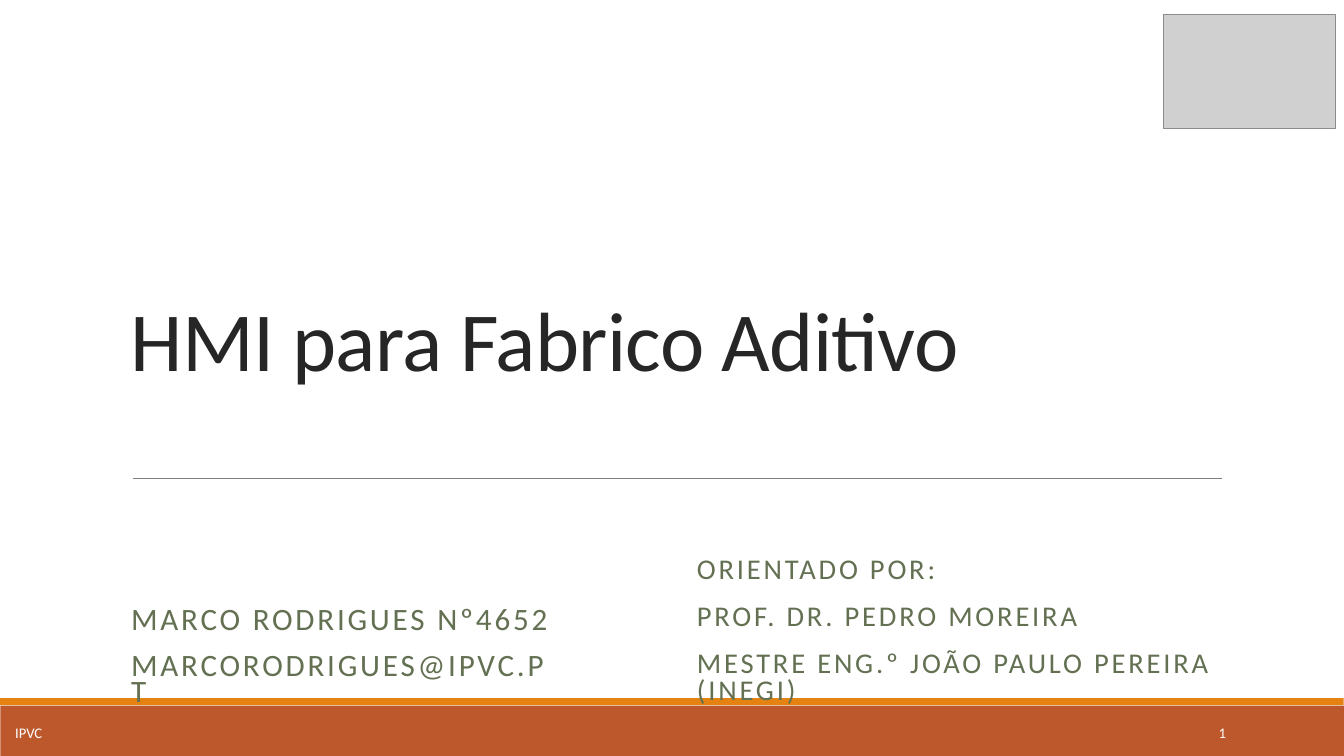
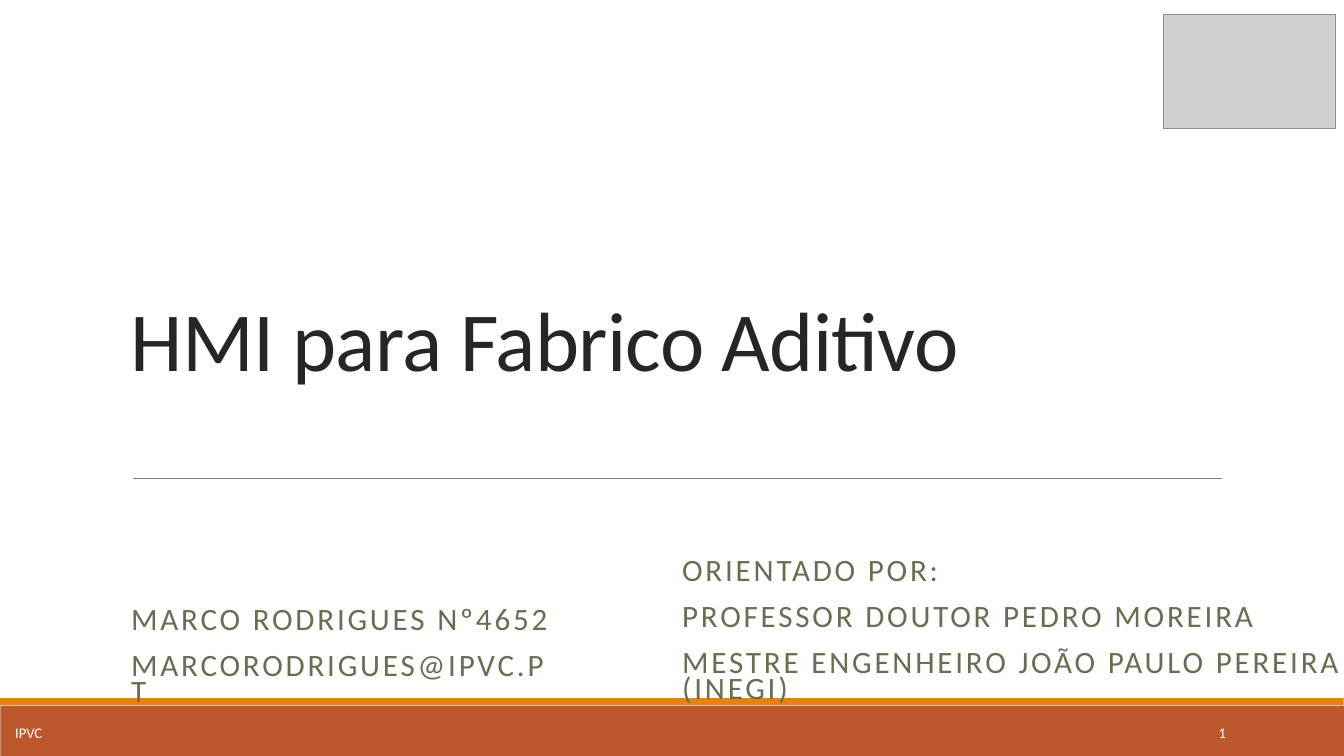
Before and after one commit to marcorlsrodrigues/projeto, a slide deck: slide 1 of Apresentacao_Final_MarcoRodrigues4652.pptx. Drawn at 1344x756 pixels with LibreOffice and Linux fonts; fonts in the diff are those of the drawing; grey boxes stand for pictures. Boxes give left, top, right and bottom in pixels: in the first picture for what was removed or moved away, otherwise in the second. Text is boxed around its words. In the diff, an @@ line names an element or a change of style, - is before the commit and + after.

```diff
--- a/Apresentacao_Final_MarcoRodrigues4652.pptx
+++ b/Apresentacao_Final_MarcoRodrigues4652.pptx
@@ text "ORIENTADO POR:": place and size @@
-text "ORIENTADO POR:" at (697, 560, 1208, 707)
+text "ORIENTADO POR:" at (682, 561, 1339, 707)
@@ text at (682, 561, 938, 581): size 20.4 to 22.2 pt in "ORIENTADO POR:"; line spacing 0.8 to 0.7 @@
@@ text at (682, 607, 1339, 707): text changed; size 20.4 to 22.2 pt @@
-PROF. DR. PEDRO MOREIRA
-MESTRE ENG.º JOÃO PAULO PEREIRA (INEGI)
+PROFESSOR DOUTOR PEDRO MOREIRA
+MESTRE ENGENHEIRO JOÃO PAULO PEREIRA (INEGI)
```
Also in this commit, not shown: 2 other slides changed.
